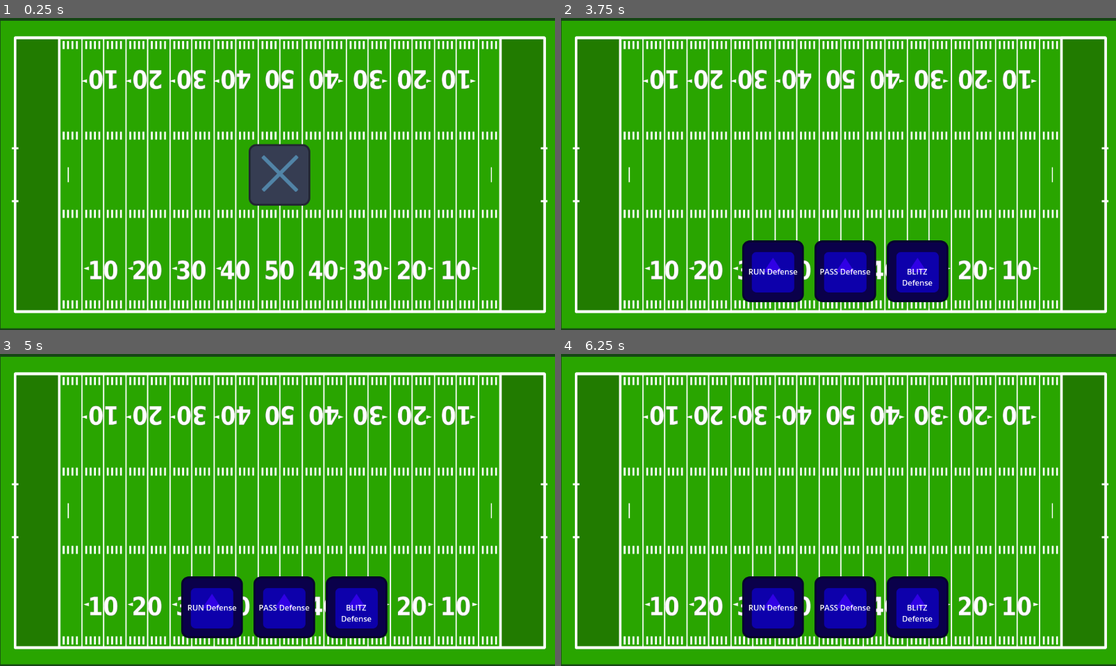
Above: before the commit, frames 1-4 (two rows, left to right).
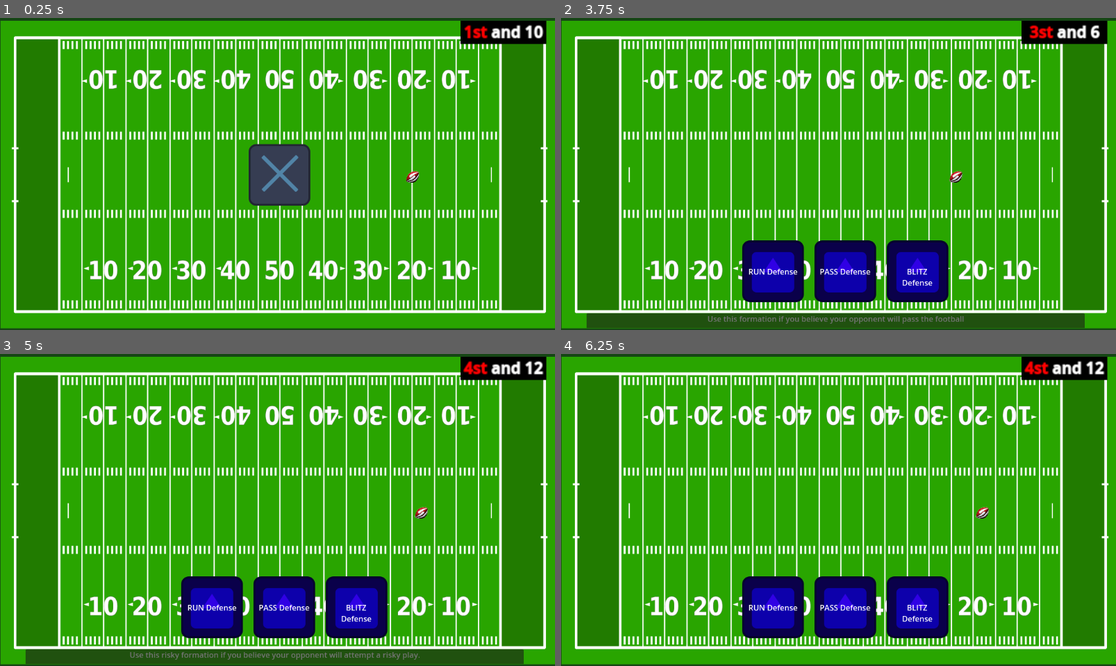
Above: after the commit, the same moments.

Repository: kabutor/football
Game: Godot game, scene res://scenes/field.tscn
Two runs of this game, one before a commit and one after it. Both use one fixed random seed, a clock stepped at 60 frames per second and the inputs below. The engine's default icon, where the game draws it, is replaced by a stand-in: a white triangle on a blue panel in a dark square.
Inputs (mouse positions are in pixels of both pictures, inside the frame that each line leads up to):
- Up to frame 1 (0.25 s): no input
- Up to frame 2 (3.75 s): tap Enter at 0.5, 2, 3.5 s; move the mouse to (960, 158) at 0.52 s; click (960, 158) at 0.67 s; tap Space at 1.25, 2.75 s; move the mouse to (727, 189) at 1.27 s; click (727, 189) at 1.42 s; move the mouse to (894, 105) at 2.02 s; click (894, 105) at 2.17 s; move the mouse to (771, 270) at 2.77 s; click (771, 270) at 2.92 s; move the mouse to (844, 270) at 3.52 s; click (844, 270) at 3.67 s
- Up to frame 3 (5 s): tap Space at 4.25 s; move the mouse to (355, 606) at 4.27 s; click (355, 606) at 4.42 s
- Up to frame 4 (6.25 s): move the mouse to (866, 510) at 5.02 s; click (866, 510) at 5.17 s; move the mouse to (755, 432) at 5.77 s; click (755, 432) at 5.92 s

The runs differ from the first frame. In frame 1, 1.2% of the frame differs, in the area x 73-99%, y 0-53%; in frame 2, 5.4%, in the area x 4-99%, y 0-100%; in frame 3, 5.4%; in frame 4, 1.2%.

Commit message:
mas

Diff:
--- /dev/null
+++ b/scenes/ball.tscn
@@ -0,0 +1,7 @@
+[gd_scene load_steps=2 format=3 uid="uid://b0bxmpjwtefge"]
+
+[ext_resource type="Texture2D" uid="uid://pnnjevf7qhac" path="res://pics/ball.png" id="1_c0vvf"]
+
+[node name="ball" type="Sprite2D"]
+scale = Vector2(0.1, 0.1)
+texture = ExtResource("1_c0vvf")
--- a/scenes/field.gd
+++ b/scenes/field.gd
@@ -22,6 +22,8 @@
 func new_game():
 	# set opponent as CPU AI
 	Main.opponent = "CPU"
+	Main.player_score = 0
+	Main.op_score = 0
 	# throw a coin to see who start attacking
 	var kickoff = Main.rng.randi()%2
 	$spr_coin.visible= true
@@ -29,13 +31,18 @@
 		print("head")
 		$spr_coin.texture = load("res://icon.svg")
 		Main.player = "attack"
+		Main.yards = 20
 	else:
 		print("tails")
 		$spr_coin.texture = load("res://tails.svg")
 		Main.player = "defend"
+		Main.yards = 80
 	$spr_coin/tmr_coin.start()
-	# set yards to the 20
-	Main.yards = 20
+	# set ball position yards to the 20, first down
+	Main.yards_to_down = 10
+	Main.down_number = 1
+	Main.move_ball()
+
 
 func _on_tmr_coin_timeout():
 	$spr_coin.visible = false
@@ -50,6 +57,7 @@
 		var cont = 250
 		for item in card_attack:
 			var obj = card_obj.instantiate()
+			Main.cards_objs.append(obj)
 			obj.start(item["name"], item["tooltip"], cuenta)
 			obj.translate(Vector2(40 + cont,526))
 			cont += 150
@@ -59,6 +67,7 @@
 		var cont = 400
 		for item in card_defend:
 			var obj = card_obj.instantiate()
+			Main.cards_objs.append(obj)
 			obj.start(item["name"], item["tooltip"],cuenta)
 			obj.translate(Vector2(40 + cont,526))
 			cont += 150
--- a/scenes/field.tscn
+++ b/scenes/field.tscn
@@ -1,9 +1,10 @@
-[gd_scene load_steps=5 format=3 uid="uid://n55u84g4oami"]
+[gd_scene load_steps=6 format=3 uid="uid://n55u84g4oami"]
 
 [ext_resource type="Script" path="res://scenes/field.gd" id="1_fbfvc"]
 [ext_resource type="Texture2D" uid="uid://cgxle4nij7rnp" path="res://pics/field.png" id="2_kwtan"]
 [ext_resource type="Texture2D" uid="uid://c6frw8bri2gve" path="res://icon.svg" id="3_t3o6s"]
 [ext_resource type="PackedScene" uid="uid://bk7dhxibqkpik" path="res://scenes/gui.tscn" id="4_nhd3y"]
+[ext_resource type="PackedScene" uid="uid://b0bxmpjwtefge" path="res://scenes/ball.tscn" id="5_q8mcf"]
 
 [node name="field" type="Node2D"]
 script = ExtResource("1_fbfvc")
@@ -24,4 +25,7 @@
 
 [node name="gui" parent="." instance=ExtResource("4_nhd3y")]
 
+[node name="ball" parent="." instance=ExtResource("5_q8mcf")]
+position = Vector2(580, 326)
+
 [connection signal="timeout" from="spr_coin/tmr_coin" to="." method="_on_tmr_coin_timeout"]
--- a/scenes/gui.tscn
+++ b/scenes/gui.tscn
@@ -1,4 +1,9 @@
-[gd_scene format=3 uid="uid://bk7dhxibqkpik"]
+[gd_scene load_steps=3 format=3 uid="uid://bk7dhxibqkpik"]
+
+[ext_resource type="Script" path="res://scripts/gui.gd" id="1_l48ys"]
+
+[sub_resource type="StyleBoxFlat" id="StyleBoxFlat_5x11k"]
+bg_color = Color(0, 0, 0, 1)
 
 [node name="gui" type="Control"]
 layout_mode = 3
@@ -7,11 +12,26 @@
 anchor_bottom = 1.0
 grow_horizontal = 2
 grow_vertical = 2
+script = ExtResource("1_l48ys")
 
 [node name="lbl_down" type="RichTextLabel" parent="."]
 layout_mode = 0
-offset_right = 40.0
-offset_bottom = 40.0
+offset_left = 956.0
+offset_top = 6.0
+offset_right = 1046.0
+offset_bottom = 30.0
+scale = Vector2(2, 2)
+bbcode_enabled = true
+text = "[center][b][outline_size=4][outline_color=000000][color=FF0000]1st[/color] and 10"
+
+[node name="Panel" type="Panel" parent="lbl_down"]
+modulate = Color(0, 0, 0, 1)
+show_behind_parent = true
+layout_mode = 0
+offset_right = 89.0
+offset_bottom = 24.0
+theme_override_styles/panel = SubResource("StyleBoxFlat_5x11k")
+metadata/_edit_lock_ = true
 
 [node name="lbl_tooltip" type="RichTextLabel" parent="."]
 visible = false
@@ -27,3 +47,26 @@
 offset_right = 1034.0
 offset_bottom = 40.0
 mouse_filter = 2
+
+[node name="lbl_fumble" type="RichTextLabel" parent="."]
+visible = false
+layout_mode = 0
+offset_left = 395.0
+offset_top = 250.0
+offset_right = 759.0
+offset_bottom = 324.0
+bbcode_enabled = true
+text = "[center][b][outline_size=4][outline_color=FFFFFF][color=000000] Fumble![/color]"
+
+[node name="tmr_fumble" type="Timer" parent="lbl_fumble"]
+wait_time = 2.0
+one_shot = true
+
+[node name="Panel" type="Panel" parent="lbl_fumble"]
+show_behind_parent = true
+layout_mode = 0
+offset_right = 363.0
+offset_bottom = 70.0
+metadata/_edit_lock_ = true
+
+[connection signal="timeout" from="lbl_fumble/tmr_fumble" to="." method="_on_tmr_fumble_timeout"]
--- a/scripts/Main.gd
+++ b/scripts/Main.gd
@@ -8,10 +8,76 @@
 var yards = null
 var yards_to_down = null
 var down_number = null
+var cards_objs = []
+var player_score = null
+var op_score = null
 
 func _ready():
-	pass # Replace with function body.
-
-# Called every frame. 'delta' is the elapsed time since the previous frame.
+	pass
 func _process(delta):
 	pass
+
+func move_ball():
+	var node_ball = get_node("/root/field/ball")
+	node_ball.position = Vector2((9.17*yards) + 123,330)
+
+# when you have to change sides
+func change_sides():
+	if player == "attack":
+		player = "defense"
+	else:
+		player = "attack"
+	Main.yards_to_down = 10
+	Main.down_number = 1
+	# raw and ugly update banner and draw cards
+	get_node("/root/field/gui")._update_down_banner()
+	move_ball()
+	get_node("/root/field").draw_cards()
+
+func process_down(yards_moved):
+	yards_to_down -= yards_moved
+	if player == "attack":
+		yards += yards_moved
+		# check if score
+		if yards > 100:
+			touchdown()
+		# check if down 10 yards
+		elif yards_to_down < 1:
+			yards_to_down = 10
+			down_number = 1
+		else:
+			down_number +=1
+		# if more than 4 downs
+
+		if down_number >4:
+			change_sides()
+	else:
+		yards -= yards_moved
+		# check if score
+		if yards < 0:
+			touchdown()
+		# check if down 10 yards
+		elif yards_to_down < 1:
+			yards_to_down = 10
+			down_number = 1
+		else:
+			down_number +=1
+		# if more than 4 downs
+
+		if down_number >4:
+			change_sides()
+	print(Main.yards)
+	# raw and ugly update banner and draw cards
+	get_node("/root/field/gui")._update_down_banner()
+	move_ball()
+	get_node("/root/field").draw_cards()
+
+func touchdown():
+	print("touchdown")
+	if player == "attack":
+		player_score +=6
+		yards = 80
+	else:
+		op_score += 6
+		yards = 20
+	change_sides()
--- a/scripts/card.gd
+++ b/scripts/card.gd
@@ -96,13 +96,14 @@
 				temp_yards = pass_defense_results[op[1]][Main.die_roll[0]]
 			2:
 				temp_yards = blitz_results[op[1]][Main.die_roll[0]]
+	var _fumble = false
 	# check for double, triple, fumble etc
-		# Check number or rolls recorded or just one
+	# Check number or rolls recorded or just one
 	if len(Main.die_roll) > 1:
 		#Check fumbles
 		if (Main.die_roll[0] == 0) and (Main.die_roll[1] == 0):
 			print("fumble")
-			temp_yards = -1
+			_fumble = true
 		#Check double if two sixes, triple 3 sixes etc
 		elif Main.die_roll[0] == 5:
 			var multiplier = 0
@@ -110,9 +111,20 @@
 				if item == 5:
 					multiplier +=1
 			temp_yards = temp_yards * multiplier
-	#print(Main.die_roll)
-	#print(op)
-	#print(temp_yards)
+	# free cards and disable tooltip
+	for item in Main.cards_objs:
+		item.queue_free()
+	Main.cards_objs.clear()
+	get_node("/root/field/gui/lbl_tooltip").visible = false
+	print(Main.die_roll)
+	print(temp_yards)
+
+	# call Main function(temp_yards) to resolve yards and downs or fumble
+	if _fumble:
+		get_node("/root/field/gui/")._process_fumble()
+	else:
+		Main.process_down(temp_yards)
+
 
 # Returns opponent action
 func get_opponent_action():
--- /dev/null
+++ b/scripts/gui.gd
@@ -0,0 +1,29 @@
+extends Control
+
+var fumble_change_side = false
+
+func _ready():
+	pass
+func _process(delta):
+	pass
+
+func _update_down_banner():
+	$lbl_down.text = "[center][b][outline_size=4][outline_color=000000][color=FF0000]"+ str(Main.down_number) + "st[/color] and " + str(Main.yards_to_down)
+
+func _process_fumble():
+	$lbl_fumble.visible = true
+	var att_roll = Main.rng.randi()%6 +1
+	var def_roll = Main.rng.randi()%6 +1
+	if def_roll > att_roll:
+		$lbl_fumble.text = "[center][b][outline_size=4][outline_color=FFFFFF][color=000000] Fumble![/color]\nDefence takes the ball!!"
+		fumble_change_side = true
+	else:
+		$lbl_fumble.text = "[center][b][outline_size=4][outline_color=FFFFFF][color=000000] Fumble![/color]\nAttack recover the ball!!"
+		fumble_change_side = false
+	$lbl_fumble/tmr_fumble.start()
+func _on_tmr_fumble_timeout():
+	$lbl_fumble.visible = false
+	if fumble_change_side:
+		Main.change_sides()
+	else:
+		Main.process_down(0)
Binary file added: pics/ball.png
Not shown, added: pics/ball.png.import
Binary file added: pics/ball_big.png
Not shown, added: pics/ball_big.png.import
